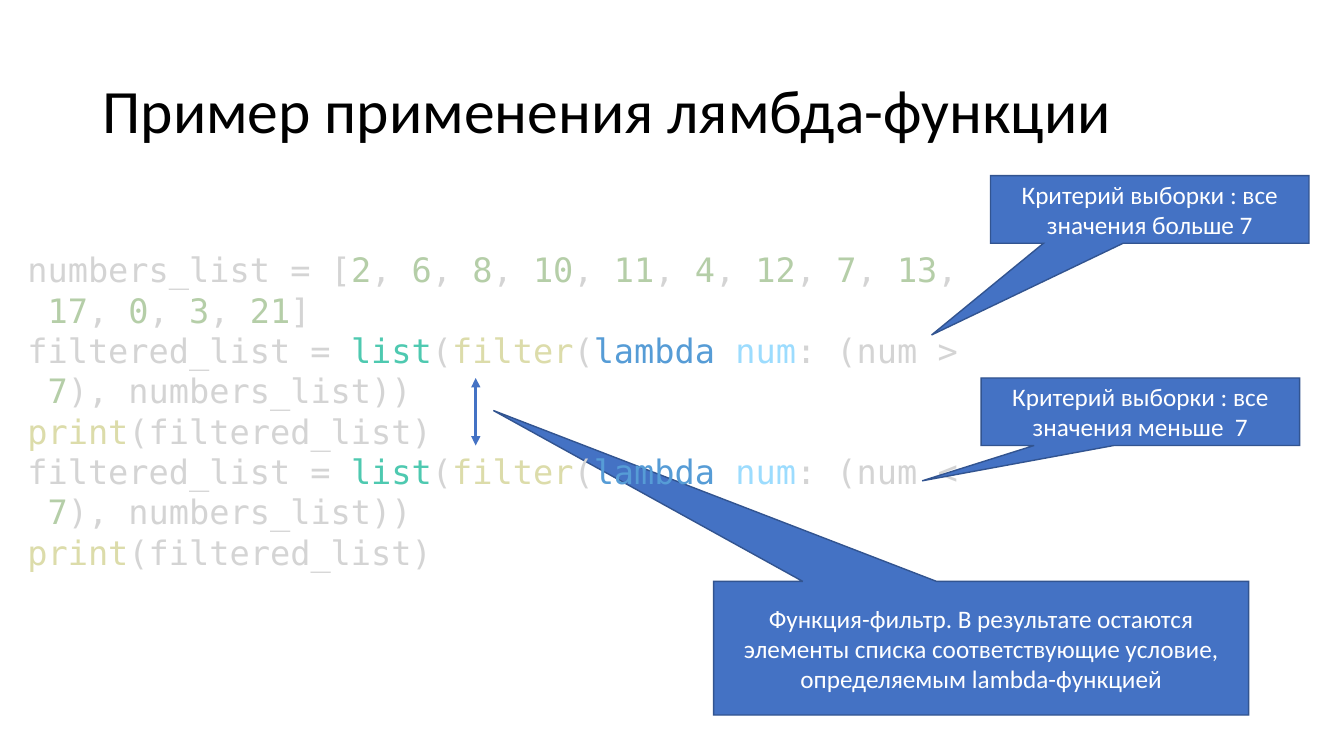
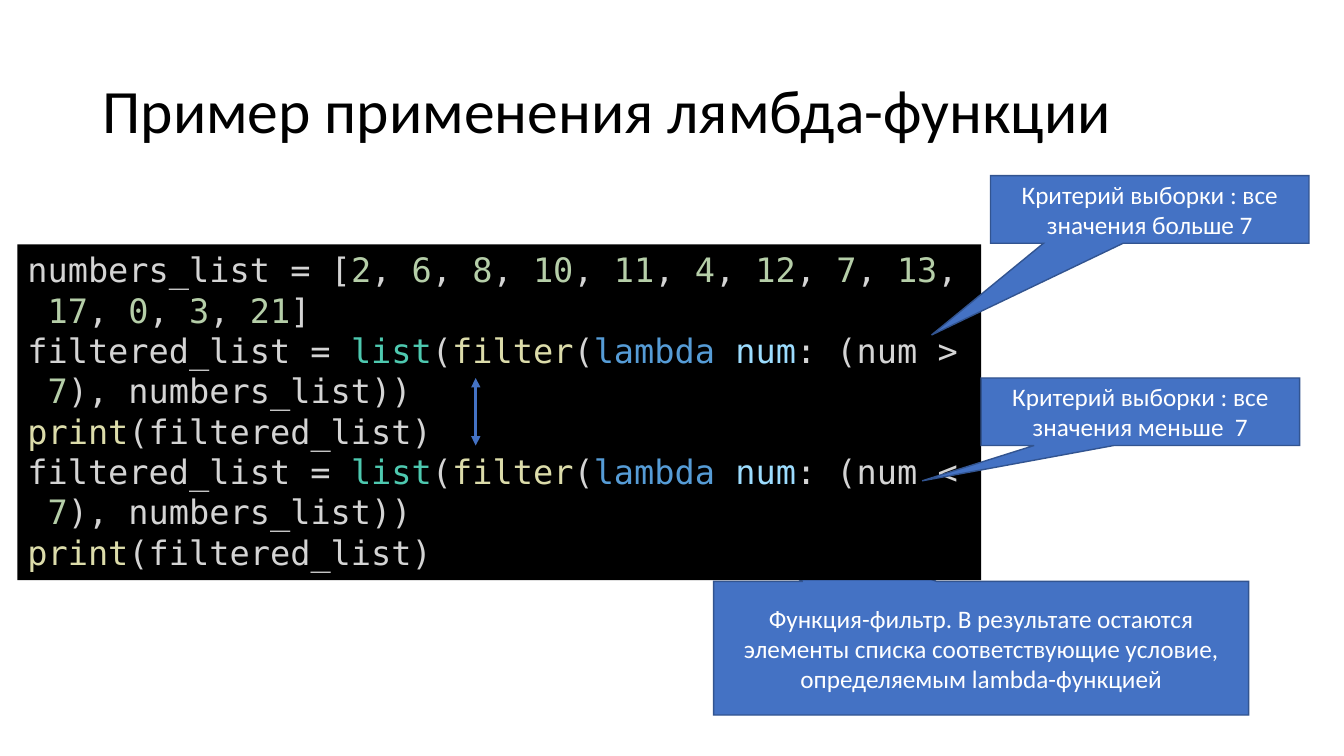
Before and after one commit to paveltsytovich/telegram-course, a slide deck: slide 82 of Presentation/Разработка ботов для телеграмм на Python.pptx. Drawn at 1344x756 pixels with LibreOffice and Linux fonts; fonts in the diff are those of the drawing. Boxes give left, top, right and bottom in pixels: in the first picture for what was removed or moved away, otherwise in the second. Text is boxed around its words. In the diff, an @@ line names an element or a change of style, - is before the commit and + after.

```diff
--- a/Presentation/Разработка ботов для телеграмм на Python.pptx
+++ b/Presentation/Разработка ботов для телеграмм на Python.pptx
@@ rectangle "numbers_list = [2, 6, 8, ..." resized from (x1=27, y1=257, x2=958, y2=572) to (x1=17, y1=244, x2=981, y2=580) @@
@@ rectangle "numbers_list = [2, 6, 8, ..." at (x1=17, y1=244, x2=981, y2=580): fill none to #000000 @@
```
Also in this commit, not shown: 1 other slide changed, 1 other file.
